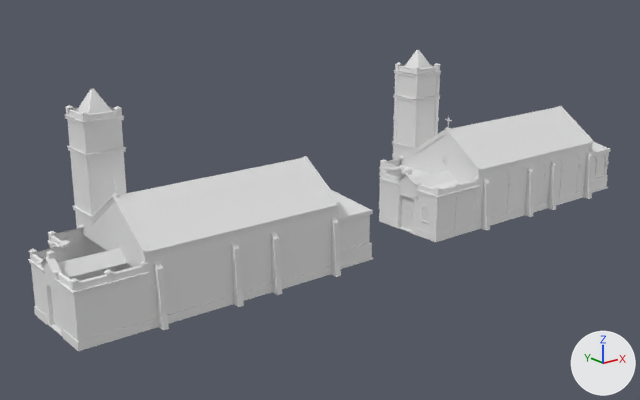
Two versions of the Blender file Utils/Modelos/igreja matriz.blend, one commit apart.
One viewpoint serves both versions: a 50 mm camera at (-83.6, -77.0, 36.7) aimed at (-20.4, 2.1, 5.1). The axes (+X, +Y, +Z) are drawn at lower right. The lights are the same throughout. Materials are left out; every surface is plain grey.
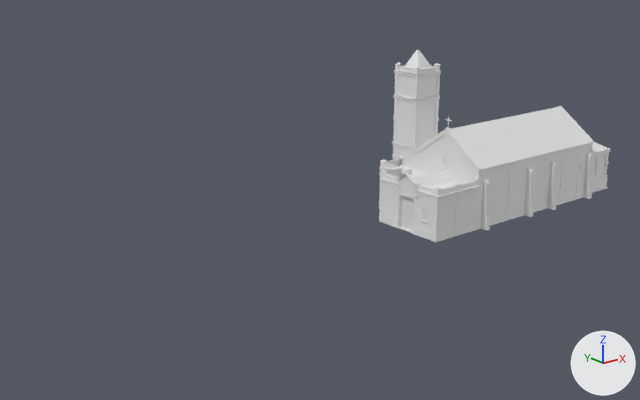
Patch to the scene script:
```diff
--- a/Utils/Modelos/igreja matriz.blend.py
+++ b/Utils/Modelos/igreja matriz.blend.py
@@ ob_cube_011 @@
 ob_cube_011.location = (-45.51, 0.0, 1.07)
+ob_cube_011.hide_set(True)  # its collection is switched off
@@ ob_cube_010 @@
 ob_cube_010.location = (-54.92, -7.09, 6.61)
+ob_cube_010.hide_set(True)  # its collection is switched off
@@ ob_plane_001 @@
 ob_plane_001.rotation_euler = (-1.571, 0.0, 0.0)  # degrees (-90, 0, 0)
+ob_plane_001.hide_set(True)  # its collection is switched off
@@ ob_cube_009 @@
 ob_cube_009.scale = (0.598, 0.598, 0.598)
+ob_cube_009.hide_set(True)  # its collection is switched off
```

Pixel boxes (x1, y1, x2, y2) of what changed, in the pictures (640 x 400 px):
'Cube.011', hidden
    before: (31, 89, 374, 351)
'Plane.001', hidden
    before: (28, 114, 340, 295)
'Cube.009', hidden
    before: (154, 217, 341, 330)
'Cube.010', hidden
    before: (29, 102, 148, 291)
'Plane', unchanged, uncovered by the edit
    before: (379, 70, 593, 199)
    after: (379, 50, 611, 242)
'Cube', unchanged, covered by the edit
    before: (379, 50, 611, 242)
'Cube.004', unchanged, covered by the edit
    before: (379, 73, 609, 235)
'Cube.001', unchanged, covered by the edit
    before: (380, 62, 480, 196)
